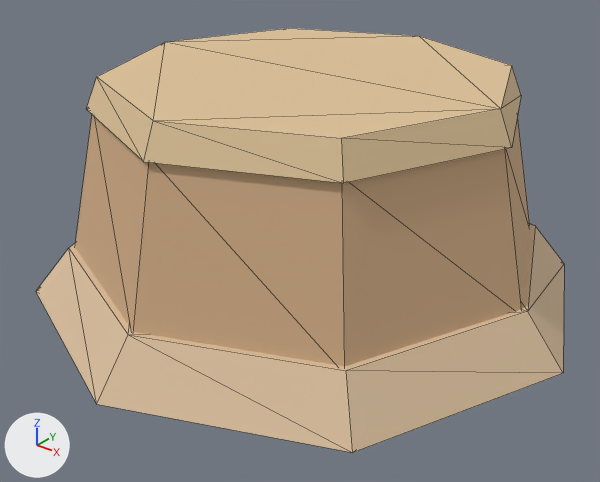
Two versions of the glTF model public/models/mesa.glb, one commit apart.
Camera for both pictures: a 50 mm lens placed at (11.06, -14.15, 9.67), pointed at (0.25, -0.64, 1.29). Arrows for +X, +Y and +Z are at lower left; the lights stay in place. The older version comes first. Mesh edges are drawn as thin lines. Where no turn or scale is listed for an object, it has been applied to the vertices. Vertices at exactly the same position are counted once.

In view in the first picture: 'Butte', 'Caprock', 'Talus'.
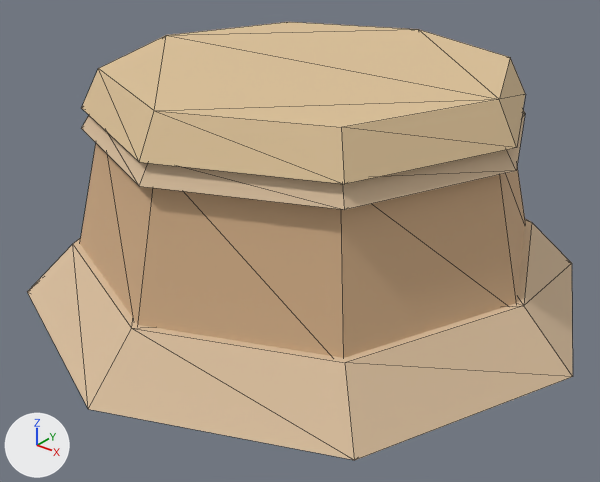
Location of each change, [x1, y1, x2, y2] in pixels of the pictures (600 x 482 px):
'Butte', reshaped, moved
    before: [75, 115, 530, 366]
    after: [80, 144, 525, 358]
'Talus', reshaped, moved
    before: [36, 223, 564, 453]
    after: [27, 219, 573, 460]
'Caprock', reshaped, moved
    before: [86, 28, 521, 183]
    after: [81, 22, 525, 184]
'Mid', added (beige)
    after: [81, 110, 525, 210]

Edits to the bpy script that builds the scene:
```text
Change me_butte:
    used by ob_butte; location = (0.0, 0.0, 2.7)
    remove me_butte.from_pydata(...)  # 16 vertices, 28 faces; spans x -5.5..5.5, y -5.5..5.5, z -1.75..1.75
    add me_butte.from_pydata(...)  # 16 vertices, 28 faces; spans x -5.4..5.4, y -5.4..5.4, z -1.67..1.67
    me_butte part 1: 16 of 16 vertices moved; they spanned x -5.5..5.5, y -5.5..5.5, z -1.75..1.75 and now span x -5.4..5.4, y -5.4..5.4, z -1.67..1.67; mean shift (0.0, 0.0, 0.0)
Change me_caprock:
    used by ob_caprock; location = (0.0, 0.0, 4.75)
    remove me_caprock.from_pydata(...)  # 16 vertices, 28 faces; spans x -4.85..4.85, y -4.85..4.85, z -0.35..0.35
    add me_caprock.from_pydata(...)  # 16 vertices, 28 faces; spans x -4.95..4.95, y -4.95..4.95, z -0.43..0.43
    me_caprock part 2: 16 of 16 vertices moved; they spanned x -4.85..4.85, y -4.85..4.85, z -0.35..0.35 and now span x -4.95..4.95, y -4.95..4.95, z -0.43..0.43; mean shift (0.0, 0.0, 0.0)
Change me_talus:
    used by ob_talus; location = (0.0, 0.0, 0.55)
    remove me_talus.from_pydata(...)  # 16 vertices, 28 faces; spans x -6.5..6.5, y -6.5..6.5, z -0.55..0.55
    add me_talus.from_pydata(...)  # 16 vertices, 28 faces; spans x -6.7..6.7, y -6.7..6.7, z -0.6..0.6
    me_talus part 3: 16 of 16 vertices moved; they spanned x -6.5..6.5, y -6.5..6.5, z -0.55..0.55 and now span x -6.7..6.7, y -6.7..6.7, z -0.6..0.6; mean shift (0.0, 0.0, 0.0)
Add me_mid:
    me_mid.from_pydata(...)  # an 8-sided cut cone along z (radius 5.0 at the low end, 4.7 at the high end) spanning x -5.0..5.0, y -5.0..5.0, z -0.22..0.22
    me_mid.materials.append(mat_mat_dust)  # beige #dabf9e
Change ob_butte:
    ob_butte.location: (0.0, 0.0, 2.7) -> (0.0, 0.0, 2.65)
Change ob_caprock:
    ob_caprock.location: (0.0, 0.0, 4.75) -> (0.0, 0.0, 4.85)
Change ob_talus:
    ob_talus.location: (0.0, 0.0, 0.55) -> (0.0, 0.0, 0.6)
Add ob_mid:
    ob_mid = bpy.data.objects.new('Mid', me_mid)
    ob_mid.location = (0.0, 0.0, 4.2)
```
